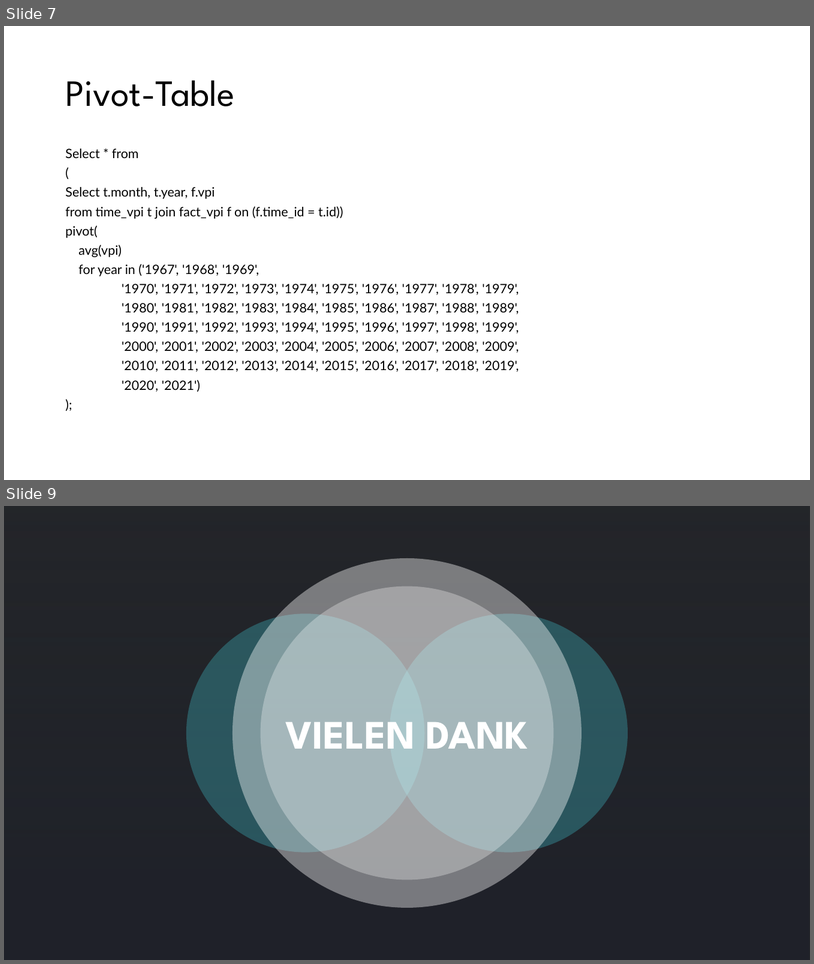
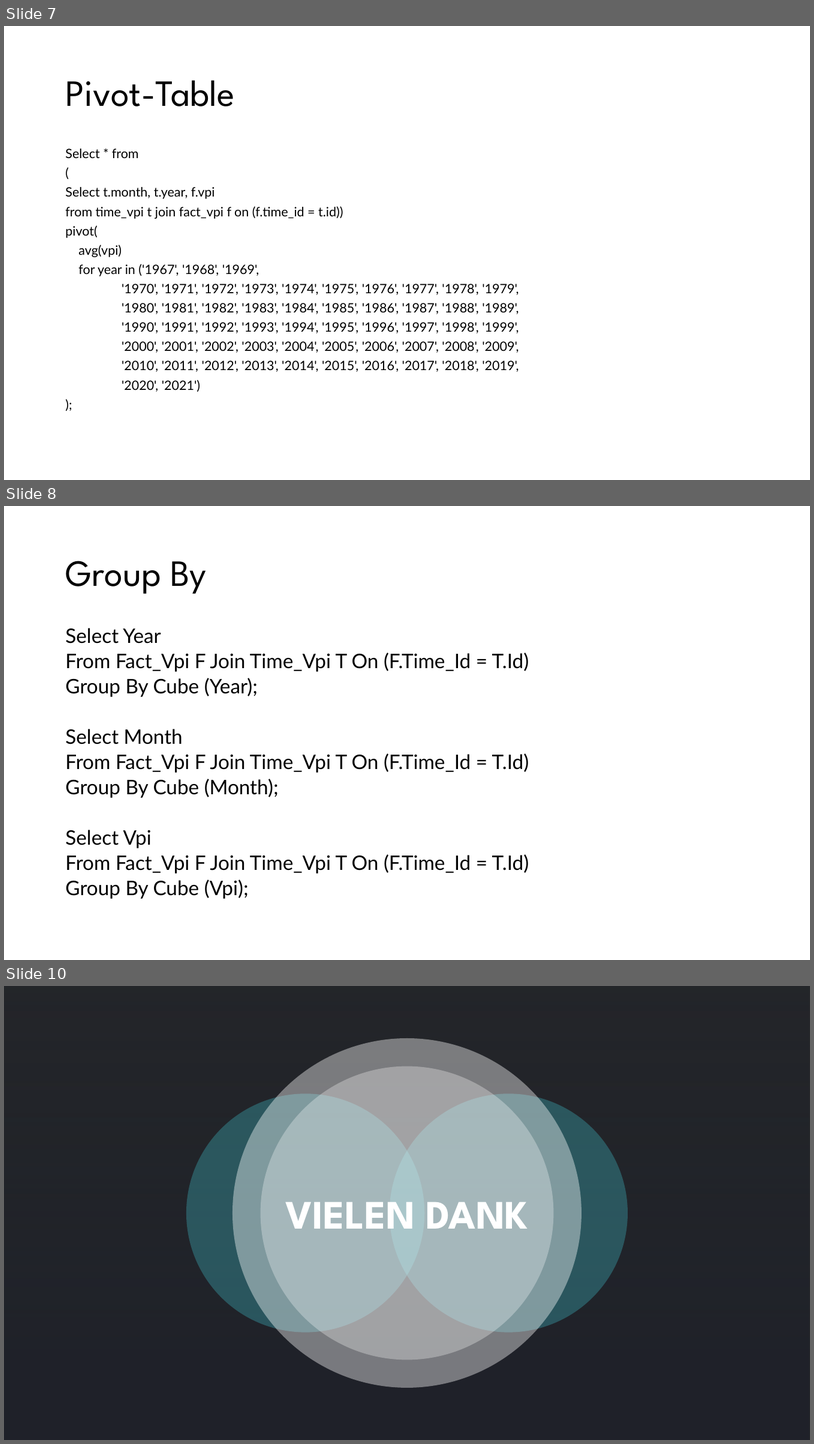
Before and after one commit to jfischlmayr/DataWareHouse, a slide deck: VPI_Presentation.pptx. Shown one above the other, each under a label of ours: slides 7 and 9 before the commit, slides 7, 8 and 10 after it; the slides between them are not shown. The pictures are 814x964 and 814x1444 pixels, drawn with LibreOffice and Linux fonts; fonts in the diff are those of the drawing; background and template pictures are left out; a plain dark background stands for a picture behind light text. Boxes give left, top, right and bottom in pixels: in the first picture for what was removed or moved away, otherwise in the second. Text is boxed around its words. In the diff, an @@ line names an element or a change of style, - is before the commit and + after.

Commit message:
added group by

```diff
--- a/VPI_Presentation.pptx
+++ b/VPI_Presentation.pptx
@@ slide 8 added at (4, 506, 810, 960), background #FFFFFF @@
@@ title added at (65, 561, 207, 594), 44 pt, text #000000 @@
+Group By
@@ text added at (65, 628, 530, 898), 23.8 pt, text #000000 @@
+Select Year
+From Fact_Vpi F Join Time_Vpi T On (F.Time_Id = T.Id)
+Group By Cube (Year);
+Select Month
+From Fact_Vpi F Join Time_Vpi T On (F.Time_Id = T.Id)
+Group By Cube (Month);
+Select Vpi
+From Fact_Vpi F Join Time_Vpi T On (F.Time_Id = T.Id)
+Group By Cube (Vpi);
@@ what was slide 9 is now slide 10 @@
```
